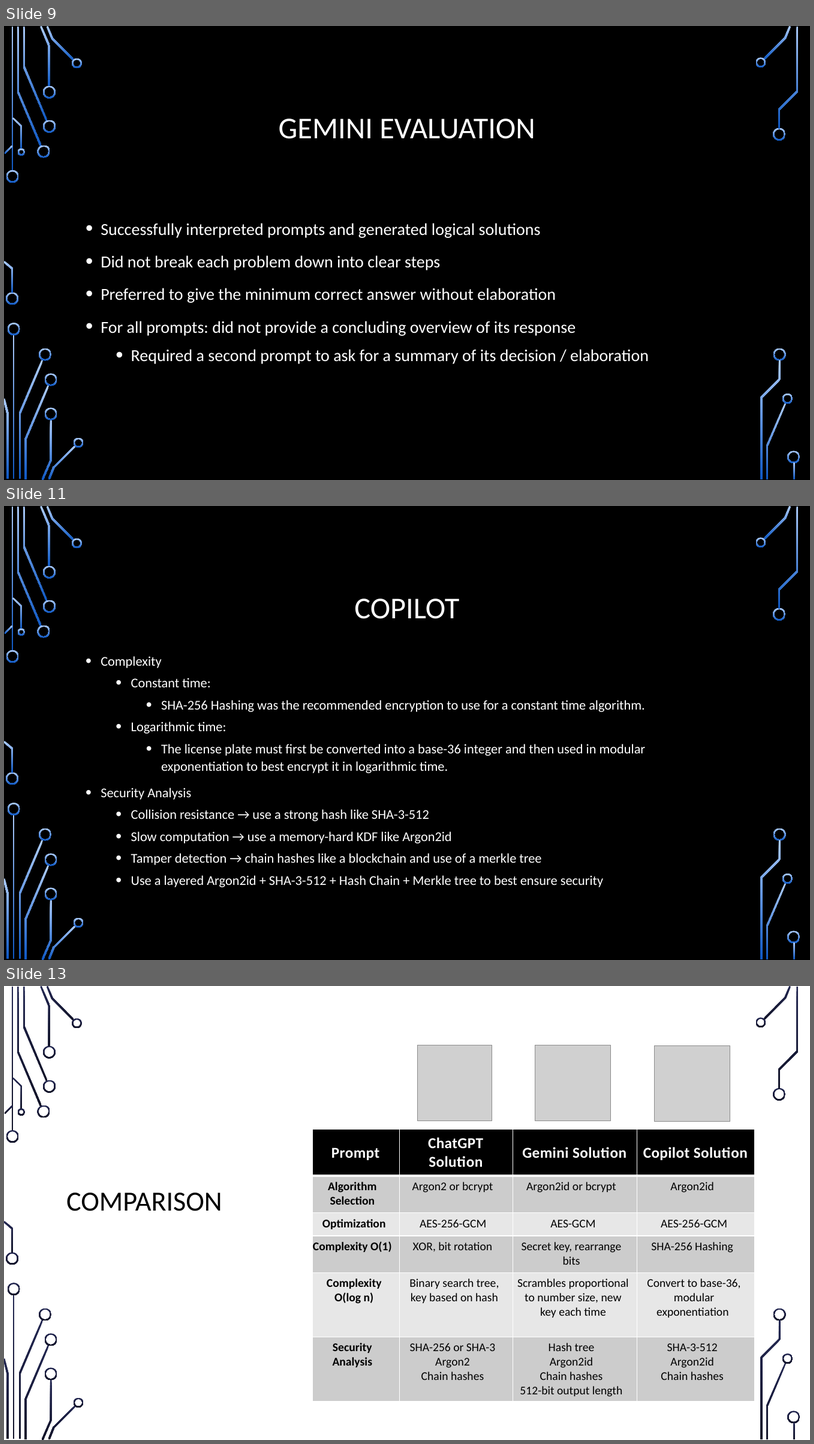
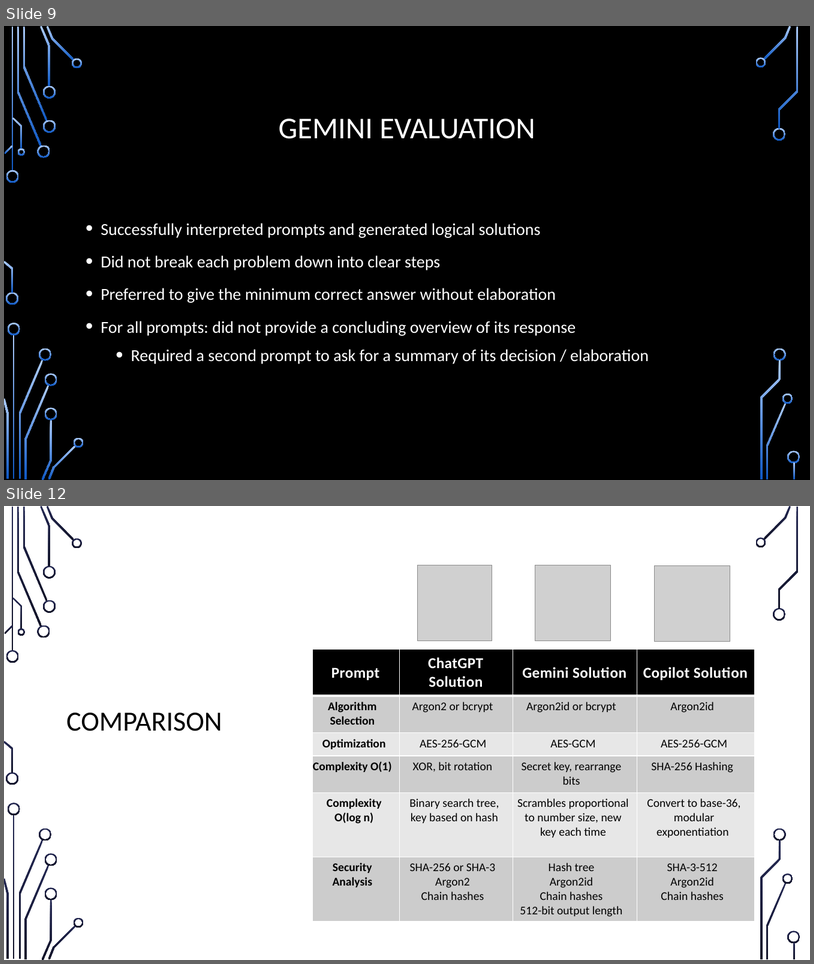
Before and after one commit to M0ck1ngjay178/CMSC-4200-AI, a slide deck: Project/slides/CMSC-4200-Group1-Project.pptx. Shown one above the other, each under a label of ours: slides 9, 11 and 13 before the commit, slides 9 and 12 after it; the slides between them are not shown. The pictures are 814x1444 and 814x964 pixels, drawn with LibreOffice and Linux fonts; fonts in the diff are those of the drawing; grey boxes stand for pictures; background and template pictures are left out. Boxes give left, top, right and bottom in pixels: in the first picture for what was removed or moved away, otherwise in the second. Text is boxed around its words. In the diff, an @@ line names an element or a change of style, - is before the commit and + after.

```diff
--- a/Project/slides/CMSC-4200-Group1-Project.pptx
+++ b/Project/slides/CMSC-4200-Group1-Project.pptx
@@ slide 11 removed at [4,506,810,960], background picture (left out); not listed: 36 template elements that a slide beside it also shows @@
@@ title removed at [354,598,459,619] @@
-COPILOT
@@ text removed at [101,656,646,887] @@
-• Complexity
-  • Constant time:
-    • SHA-256 Hashing was the recommended encryption to use for a constant time algorithm.
-  • Logarithmic time:
-    • The license plate must first be converted into a base-36 integer and then used in modular exponentiation to best encrypt it in logarithmic time.
-• Security Analysis
-  • Collision resistance → use a strong hash like SHA-3-512
-  • Slow computation → use a memory-hard KDF like Argon2id
-  • Tamper detection → chain hashes like a blockchain and use of a merkle tree
-  • Use a layered Argon2id + SHA-3-512 + Hash Chain + Merkle tree to best ensure security
@@ what was slide 13 is now slide 12 @@
```
Also in this commit, not shown: 7 slides changed, 2 other files.
